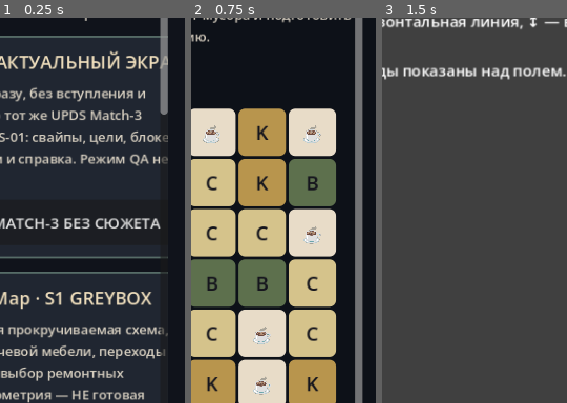
Above: before the commit, frames 1-3 (left to right).
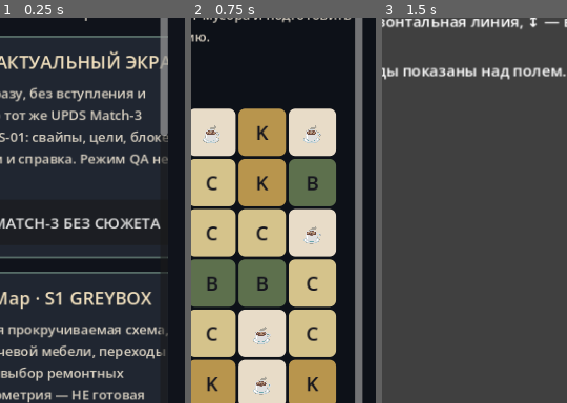
Above: after the commit, the same moments.

Repository: bezdredoff/RavenManor-Godot
Game: Godot game, scene res://scenes/raven/prototype_launcher.tscn
Same seed, same stepped clock (60 frames per second), same inputs: the game is played once before the commit and once after it.
Inputs:
- Up to frame 1 (0.25 s): no input
- Up to frame 2 (0.75 s): click "ТЕСТИРОВАТЬ MATCH-3 БЕЗ СЮЖЕТА" at 0.5 s
- Up to frame 3 (1.5 s): click "Как играть" at 1.25 s
The pictures show only the part of the screen within x 50-100%, y 20-70%; the shares and areas given below are measured in that part.

The runs differ from the first frame. In frame 1, 0.2% of the frame differs, in the area x 86-91%, y 24-31%; in frame 2, nothing differs; in frame 3, less than 0.1%.

Commit message:
cleanup: retire rejected watercolor pilot and preserve QA decision

Diff:
--- a/scripts/raven/prototype_launcher.gd
+++ b/scripts/raven/prototype_launcher.gd
@@ -6,7 +6,6 @@
 const VERTICAL_SLICE_SCENE := "res://scenes/raven/vertical_slice.tscn"
 const CONTENT_PREVIEW_SCENE := "res://scenes/raven/content_preview.tscn"
 const HALL_TEA_PILOT := "res://scenes/raven/hall_tea_vn.tscn"
-const HALL_TEA_WATERCOLOR := "res://scenes/raven/hall_tea_watercolor.tscn"
 const BUILDER_GAME_PREVIEW_SCENE := "res://scenes/raven/generated/RM_ROOM_HALL_GamePreview.tscn"
 
 
@@ -48,12 +47,6 @@
 		"Живые слои: фон холла, отдельные прозрачные персонажи, 12 канонических реплик 2.1 и RU/BE/EN. Здесь можно открыть демо без влияния на сохранение. В сюжетной карте разговор доступен только после первого акта.",
 		"ОТКРЫТЬ VN АРТ-ПРОТОТИП",
 		_open.bind(HALL_TEA_PILOT)
-	))
-	column.add_child(_card(
-		"7b · VN Art Pilot · WATERCOLOR",
-		"Точная копия сцены Эвелин и Ады с процедурным акварельным шейдером на персонажах и фоне. Сохранение не изменяется.",
-		"ОТКРЫТЬ АКВАРЕЛЬНУЮ ВЕРСИЮ",
-		_open.bind(HALL_TEA_WATERCOLOR)
 	))
 	column.add_child(_card(
 		"4 · Content Preview",
